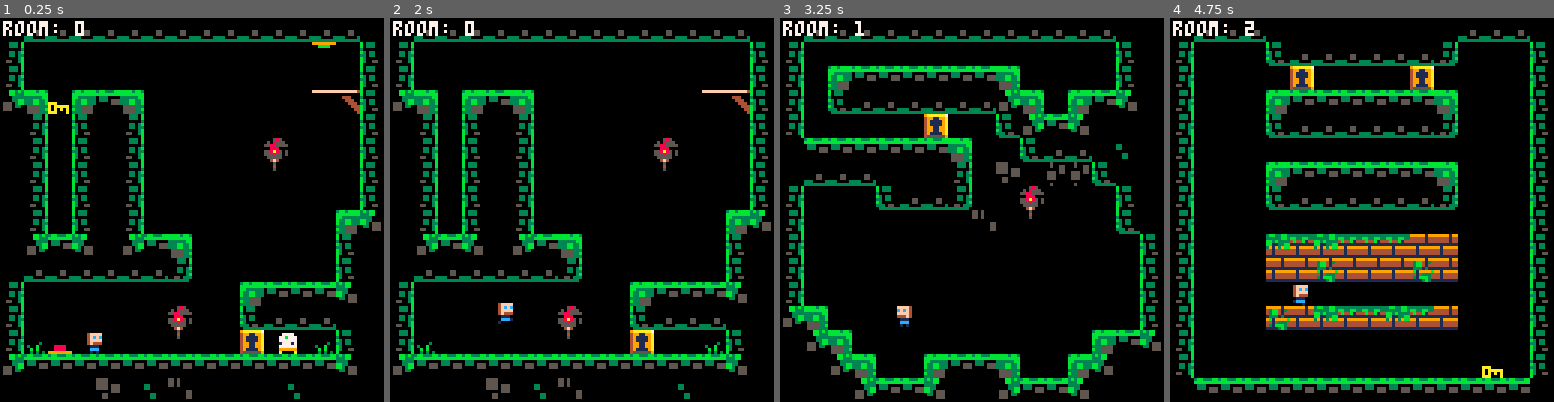
Above: before the commit, frames 1-4 (left to right).
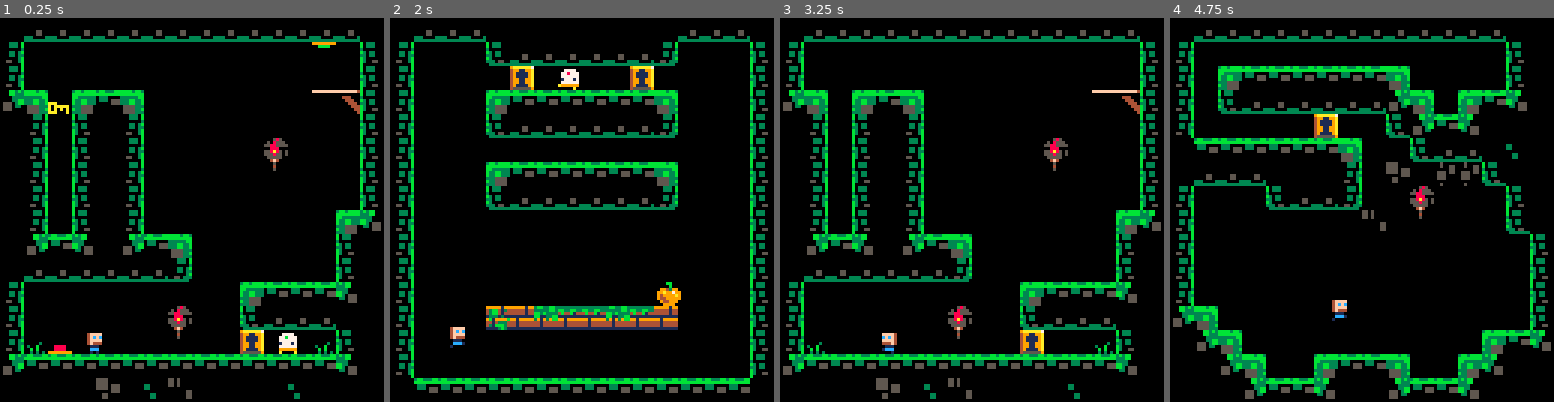
Above: after the commit, the same moments.

Repository: tamewhale/saviour-complex
Game: PICO-8 cartridge saviour.p8
The game is run twice, just before and just after one commit, with the same random seed, the same clock (stepped at 60 frames per second) and the same inputs.
Inputs:
- Up to frame 1 (0.25 s): no input
- Up to frame 2 (2 s): tap X (X key) at 0.33, 1.07, 1.85 s; tap O (Z key) at 0.7, 1.7 s; hold Right from 1.6 s (still down)
- Up to frame 3 (3.25 s): release Right at 2.1 s; tap O (Z key) at 2.1, 2.5, 2.9 s; hold Up 2.15-2.42 s; hold Right 2.47-3.03 s; tap X (X key) at 2.97 s; hold Left from 3.08 s (still down)
- Up to frame 4 (4.75 s): tap O (Z key) every 0.4 s from 3.3 to 4.5 s; release Left at 3.58 s; hold Right 4.02-4.68 s; tap X (X key) at 4.08 s; hold Up from 4.73 s (still down)

The runs differ from the first frame. In frame 1, 0.3% of the frame differs, in the area x 0-22%, y 0-5%; in frame 2, 27%; in frame 3, 27%; in frame 4, 33%, in the area x 0-100%, y 0-100%.

Commit message:
Add level transition screen

Diff:
--- a/saviour.p8
+++ b/saviour.p8
@@ -68,6 +68,7 @@
     camera_x = 0
     camera_y = 0
     gravity_direction = 1
+    level_complete = false
 
     -- spawn player
     for y = 0, 15 do
@@ -166,7 +167,7 @@
 
 function room_transition()
     -- increment room number and move camera
-    if (room >= 2) then
+    if (room >= 3) then
         room = 0
         camera_x = 0
     else
@@ -414,7 +415,8 @@
             if (not (a2.frame > 69 and a2.frame < 74)) then
                 del(actor, a2)
             end
-
+        elseif (a2.kind == 3) then -- prisoner
+            level_complete = true
         end
     end
 
@@ -502,12 +504,29 @@
 end
 
 function _update()
-    foreach(actor, move_actor)
-    foreach(sparkle, move_sparkle)
-    collisions()
-    move_spawns(player.x, player.y)
-    outgame_logic()
-    t = t + 1
+    if (not level_complete) then
+        foreach(actor, move_actor)
+        foreach(sparkle, move_sparkle)
+        collisions()
+        move_spawns(player.x, player.y)
+        outgame_logic()
+        t = t + 1
+    else
+        -- move prisoner and player to centre of screen
+        for a in all(actor) do
+            finalx = 48
+            finaly = 56
+            if (a.kind == 3) then
+                finalx = 80
+            end
+            if (flr(a.x * 8) != finalx) then
+                a.dx = (finalx - a.x * 8) / abs((finaly - a.y * 8))
+                a.dy = (finaly - a.y * 8) / abs((finalx - a.x * 8))
+                a.x += a.dx * 0.1
+                a.y += a.dy * 0.1
+            end
+        end
+    end
 end
 
 function draw_sparkle(s)
@@ -521,6 +540,10 @@
 end
 
 function draw_actor(pl)
+    if (level_complete and pl.kind != 1 and pl.kind != 3) then
+        -- when level is complete, only draw player and prisoner
+        return
+    end
     if (pl.pal ~= nil) then
         for i = 1, 15 do
             -- pal(i, pl.pal[i])
@@ -569,15 +592,25 @@
     -- map and actors
     camera(camera_x, camera_y)
     pal(12, 0)
-    mapdraw(0, 0, 0, 0, 128, 64, 1)
+    if (not level_complete) then
+        mapdraw(0, 0, 0, 0, 128, 64, 1)
+    else
+        cursor(camera_x + 36, camera_y + 32)
+        print("thanks i guess")
+        cursor(camera_x + 28, camera_y + 64)
+        print("press x to continue")
+    end
     pal()
-    foreach (sparkle, draw_sparkle)
+    if (not level_complete) then
+        foreach (sparkle, draw_sparkle)
+    end
     foreach (actor, draw_actor)
     -- player score
     color(7)
-    -- display number of keys collected
-    cursor(camera_x + 1, 1)
-    print("room: " .. room)
+    -- display debug info
+    -- cursor(camera_x + 1, 1)
+    -- print("x: " .. player.x)
+    -- print("y: " .. player.y)
 
     if (death_t > 60) then
         print("press button to restart", 18 - 1, 10 - 0, 8 + (t / 4) % 2)
@@ -714,22 +747,22 @@
 0000010301011313131303030305050501010101010103030101000000000000010101010101010101030100000003000000000000000303010103030303000020002000010131313131000000000000200020200000000000000000000000000000000000000000000000000000000008000000000000000000000000000000
 0000000000000000000000000000000000000000000000000000000000000000000000000000000000000000000000000000000000000000000000000000000000000000000000000000000000000000000000000000000000000000000000000000000000000000000000000000000000000000000000000000000000000000
 __map__
-000c0c0c0c0c0c0c0c0c0c0c0c0c0c00000c0c0c0c0c0c0c0c0c0c0c0c0c0000000c0c0c00000000000000000c0c0c000000000000000000000000000000000000000000000000000000000000000000000000000000000000000000000000000000000000000000000000000000000000000000000000000000000000000000
-3d00000000000000000000000049003b3d000000000000000000005300003b003d0000000a0c0c0c0c0c0c0b0000003b0000000000000000000000000000000000000000000000000000000000000000000000000000000000000000000000000000000000000000000000000000000000000000000000000000000000000000
-3d00530000000000000000000000003b3d003a0303030303033c000000003b003d000000002e007000002e000000003b0000000000000000000000000000000000000000000000000000000000000000000000000000000000000000000000000000000000000000000000000000000000000000000000000000000000000000
-053c003a033c000000000000000d0e3b3d000a0c0c0c0c0c0c053c003a0304003d0000003a0303030303033c0000003b0000000000000000000000000000000000000000000000000000000000000000000000000000000000000000000000000000000000000000000000000000000000000000000000000000000000000000
-003d003b003d0000000000000000003b3d00000070002e00000a0503040000003d0000000a0c0c0c0c0c0c0b0000003b0000000000000000000000000000000000000000000000000000000000000000000000000000000000000000000000000000000000000000000000000000000000000000000000000000000000000000
-003d003b003d0000000000110000003b000303030303033c00000a0c0c0002003d00000000000000000000000000003b0000000000000000000000000000000000000000000000000000000000000000000000000000000000000000000000000000000000000000000000000000000000000000000000000000000000000000
-003d003b003d0000000000120000003b000c0c0c0000003d00250024490a00003d0000003a0303030303033c0000003b0000000000000000000000000000000000000000000000000000000000000000000000000000000000000000000000000000000000000000000000000000000000000000000000000000000000000000
-003d003b003d0000000000000000003b3d0000000a0c0c0b0000110000003b003d0000000a0c0c0c0c0c0c0b0000003b0000000000000000000000000000000000000000000000000000000000000000000000000000000000000000000000000000000000000000000000000000000000000000000000000000000000000000
-003d003b003d00000000000000003a043d000000000000002300120000000a003d00000000000000000000000000003b0000000000000000000000000000000000000000000000000000000000000000000000000000000000000000000000000000000000000000000000000000000000000000000000000000000000000000
-000503040005033c0000000000003b003d00000000000000000000000000003b3d00000007080708080806060000003b0000000000000000000000000000000000000000000000000000000000000000000000000000000000000000000000000000000000000000000000000000000000000000000000000000000000000000
-000c0c0c0c0c0c0b0000000000003b003d00000000000000000000000000003b3d00000006060906060609060000003b0000000000000000000000000000500050005000500000000000000000000000000000000000000000000000000000000000000000000000000000000000000000000000000000000000000000000000
-3d0000000000000000003a03030304003d00000000000000000000000000003b3d00000046494649464946490000003b0000505050505040000000000009000900090009000900000000000000000000000000000000000000000000000000000000000000000000000000000000000000000000000000000000000000000000
-3d0000000000001100000a0c0c0c0000053c000000000000000000000000003b3d00000009060708080708060000003b0000000000000000000000000009090708090909090900000000000000000000000000000000000000000000000000000000000000000000000000000000000000000000000000000000000000000000
-3d1446003000001200002e0070143b0000053c000000000046000000003a03043d00000000000000000000000053003b0000000000000000000000000009090000000000070800000000000000000000000000000000000000000000000000000000000000000000000000000000000000000000000000000000000000000000
-050303030303030303030303030304000000053c30003a03033c00003a0400003d00300000000000000000000000003b0000000000000000000000000009005300000000000000000000000000000000000000000000000000000000000000000000000000000000000000000000000000000000000000000000000000000000
-0000000025000223000000000200000000000005030304000005030304000000000303030303030303030303030303000000000000001400000000000009000000005200000000000000000000000000000000000000000000000000000000000000000000000000000000000000000000000000000000000000000000000000
+000c0c0c0c0c0c0c0c0c0c0c0c0c0c00000c0c0c0c0c0c0c0c0c0c0c0c0c0000000c0c0c00000000000000000c0c0c00000c0c0c00000000000000000c0c0c0000000000000000000000000000000000000000000000000000000000000000000000000000000000000000000000000000000000000000000000000000000000
+3d00000000000000000000000049003b3d000000000000000000005300003b003d0000000a0c0c0c0c0c0c0b0000003b3d0000000a0c0c0c0c0c0c0b0000003b3b000000000000000000000000000000000000000000000000000000000000000000000000000000000000000000000000000000000000000000000000000000
+3d00530000000000000000000000003b3d003a0303030303033c000000003b003d000000002e007000002e000000003b3d000000002e007000002e000000003b3b000000000000000000000000000000000000000000000000000000000000000000000000000000000000000000000000000000000000000000000000000000
+053c003a033c000000000000000d0e3b3d000a0c0c0c0c0c0c053c003a0304003d0000003a0303030303033c0000003b3d0000003a0303030303033c0000003b3b000000000000000000000000000000000000000000000000000000000000000000000000000000000000000000000000000000000000000000000000000000
+003d003b003d0000000000000000003b3d00000070002e00000a0503040000003d0000000a0c0c0c0c0c0c0b0000003b3d0000000a0c0c0c0c0c0c0b0000003b3b000000000000000000000000000000000000000000000000000000000000000000000000000000000000000000000000000000000000000000000000000000
+003d003b003d0000000000110000003b000303030303033c00000a0c0c0002003d00000000000000000000000000003b3d00000000000000000000000000003b3b000000000000000000000000000000000000000000000000000000000000000000000000000000000000000000000000000000000000000000000000000000
+003d003b003d0000000000120000003b000c0c0c0000003d00250024490a00003d0000003a0303030303033c0000003b3d0000003a0303030303033c0000003b3b000000000000000000000000000000000000000000000000000000000000000000000000000000000000000000000000000000000000000000000000000000
+003d003b003d0000000000000000003b3d0000000a0c0c0b0000110000003b003d0000000a0c0c0c0c0c0c0b0000003b3d0000000a0c0c0c0c0c0c0b0000003b3b000000000000000000000000000000000000000000000000000000000000000000000000000000000000000000000000000000000000000000000000000000
+003d003b003d00000000000000003a043d000000000000002300120000000a003d00000000000000000000000000003b3d00000000000000000000000000003b3b000000000000000000000000000000000000000000000000000000000000000000000000000000000000000000000000000000000000000000000000000000
+000503040005033c0000000000003b003d00000000000000000000000000003b3d00000007080708080806060000003b3d00000000000000000000000000003b3b000000000000000000000000000000000000000000000000000000000000000000000000000000000000000000000000000000000000000000000000000000
+000c0c0c0c0c0c0b0000000000003b003d00000000000000000000000000003b3d00000006060906060609060000003b3d00000000000000000000000000003b3b005000500000000000000000000000000000000000000000000000000000000000000000000000000000000000000000000000000000000000000000000000
+3d0000000000000000003a03030304003d00000000000000000000000000003b3d00000046494649464946490000003b3d00000000000000000000520000003b3b090009000900000000000000000000000000000000000000000000000000000000000000000000000000000000000000000000000000000000000000000000
+3d0000000000001100000a0c0c0c0000053c000000000000000000000000003b3d00000009060708080708060000003b3d00000009060708080708060000003b3b090909090900000000000000000000000000000000000000000000000000000000000000000000000000000000000000000000000000000000000000000000
+3d1446003000001200002e0070143b0000053c000000000046000000003a03043d00000000000000000000000053003b3d00000000000000000000000000003b3b000000070800000000000000000000000000000000000000000000000000000000000000000000000000000000000000000000000000000000000000000000
+050303030303030303030303030304000000053c30003a03033c00003a0400003d00300000000000000000000000003b3d00300000000000000000000000003b3b000000000000000000000000000000000000000000000000000000000000000000000000000000000000000000000000000000000000000000000000000000
+0000000025000223000000000200000000000005030304000005030304000000000303030303030303030303030303000003030303030303030303030303030000005200000000000000000000000000000000000000000000000000000000000000000000000000000000000000000000000000000000000000000000000000
 00000000000000000000000000000000000000000000000000000000000000000000000000000000000000000000000000003a030303033c000000000009000000700000000900000000000000000000000000000000000000000000000000000000000000000000000000000000000000000000000000000000000000000000
 00000000000000000000000000000000000000000000000000000000000000000000000000000000000000000000000000003b000000003d000000000009070809070809070800000000000000000000000000000000000000000000000000000000000000000000000000000000000000000000000000000000000044450000
 00000000000000000000000000000000000000000000000000000000000000000000000000000000000000000000000000003b000000003d00000000003a0303030303030303033c0000000000000000000000000000000000000000000000000000000000000000000000000000000000000000000000000000000014140000
